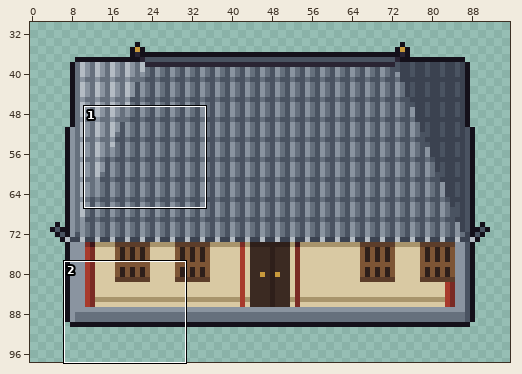
Pixel-art file: art/mockup/angle/hall.aseprite. The picture above shows the old version from afar; the outline marks the close-up.
Close-up. Old version:
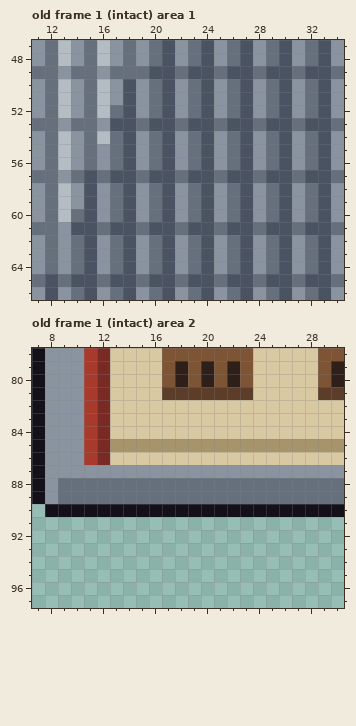
96x98 pixels, 1 frame. Shown: old frame 1 (intact) area 1: x 11..34, y 47..66; old frame 1 (intact) area 2: x 7..30, y 78..97. The wide view leaves out empty margins. The commit also changed other frames or places, which this record leaves out.
And afterwards:
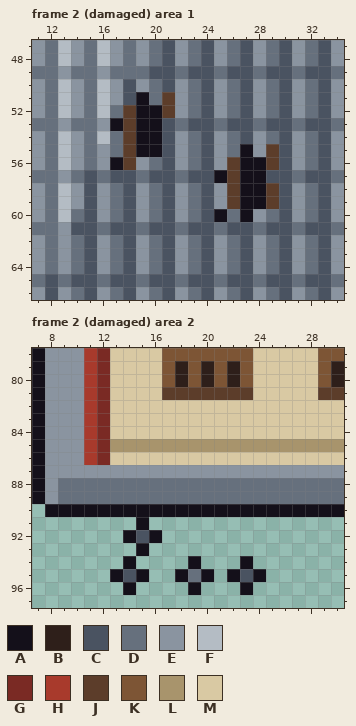
Palette (. is transparent): A #14101a  B #2e1f1a  C #4a5361  D #66707d  E #8a94a0  F #b4bcc4  G #7a2a24  H #a83a2c  J #5c3d2a  K #7d5535  L #a8946c  M #d9c9a3
A new or re-ordered frame is compared with the old frame closest to it.
Edits made:
frames 1 -> 4
Frame 2 (damaged) area 1 is new; against old frame 1 (intact):
The author changed colour C to colour A in row 53 at x 17 and 20; in rows 55 to 60 at x 27.
The author changed colour D to colour A in row 52 at x 20; in row 53 at x 19; in rows 54 to 55 at x 20; in row 56 at x 17; in row 57 at x 25 and 28.
The author changed colour E to colour A in rows 51 to 52 at x 19; in rows 54 to 55 at x 19; in row 56 at x 28; in rows 58 to 59 at x 28; in row 60 at x 25.
The author changed colour C to colour J in row 51 at x 21; in row 52 at x 18 and 21; in rows 53 to 56 at x 18; in row 57 at x 26.
The author changed colour D to colour J in row 55 at x 29; in row 56 at x 26 and 29; in rows 58 to 59 at x 26 and 29.
Frame 2 (damaged) area 2 is new; against old frame 1 (intact):
Colour A now appears in row 91 at x 15; in row 92 at x 14 and 16; in row 93 at x 15; in row 94 at x 14, 19 and 23; in row 95 at x 13, 15, 18, 20, 22 and 24; in row 96 at x 14, 19 and 23.
Colour C now appears in row 92 at x 15; in row 95 at x 14 and 23.
Colour D now appears in row 95 at x 19.
Where, in picture pixels (left, top, right, bottom), the same in both close-ups:
changed: (110, 92, 279, 222)
added: (110, 517, 266, 595)
